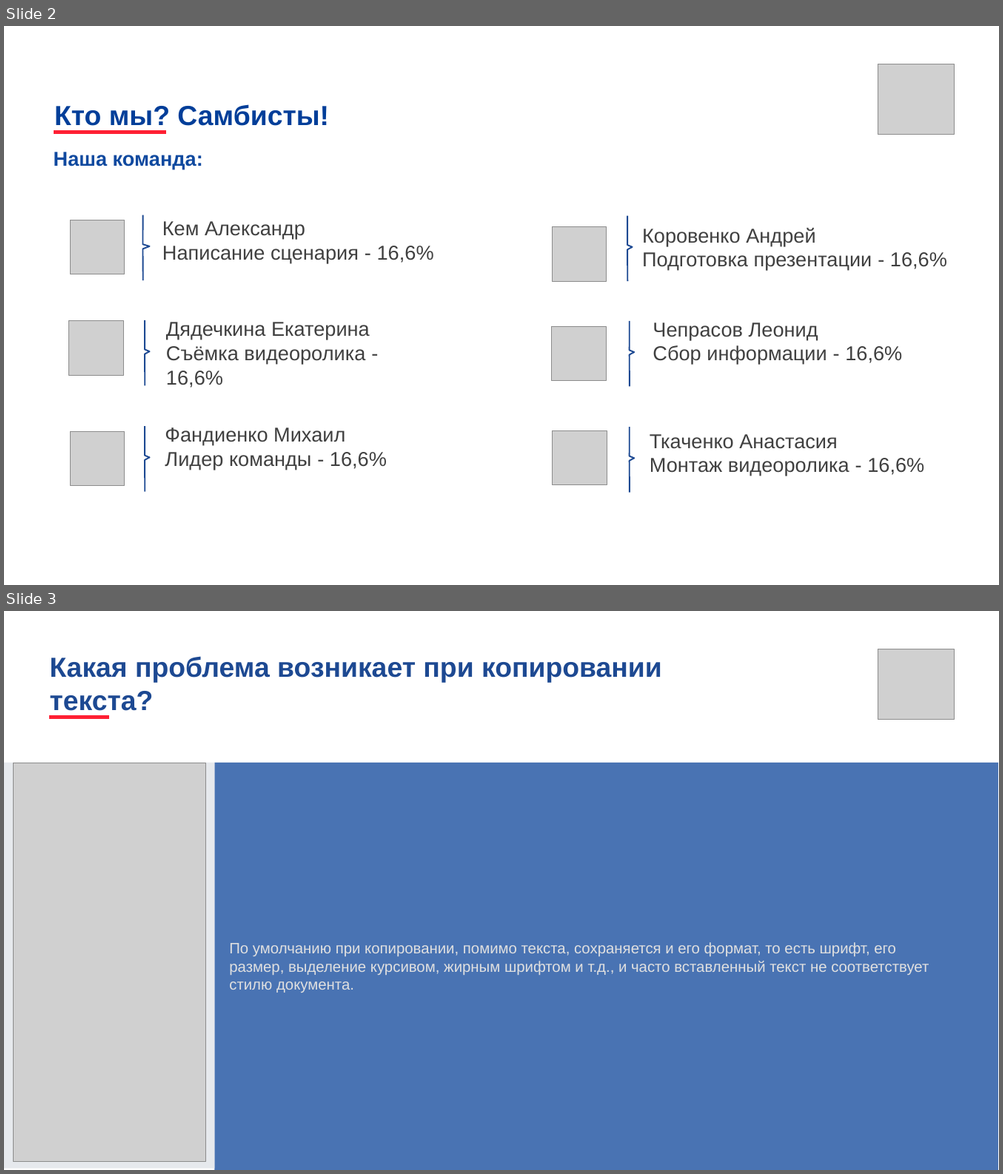
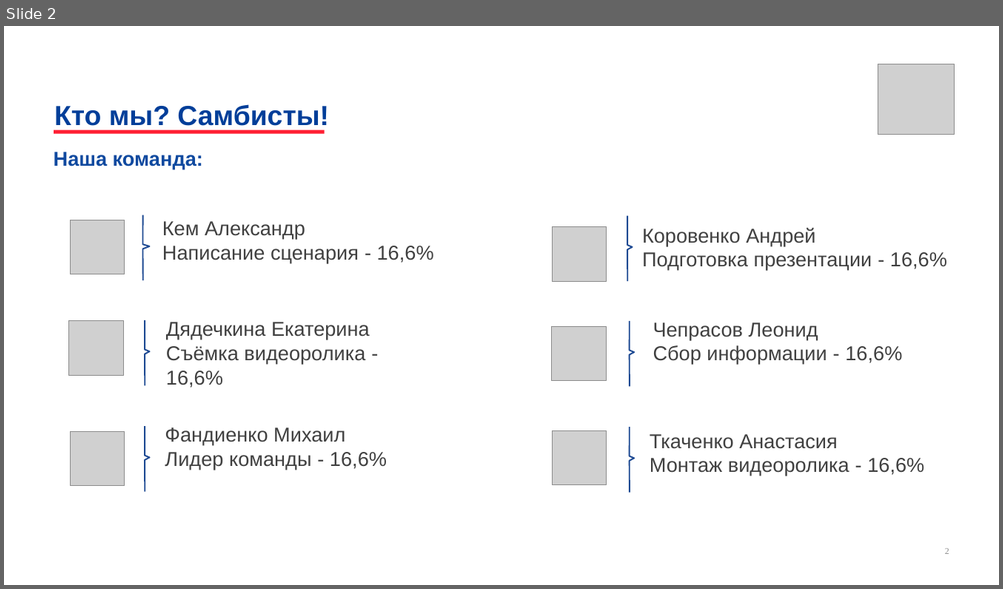
Before and after one commit to 0Sendai/Pmi-project-p2, a slide deck: Вставка текста, отформатированного под стиль документа.pptx. Shown one above the other, each under a label of ours: slides 2 and 3 before the commit, slide 2 after it. The pictures are 1003x1174 and 1003x589 pixels, drawn with LibreOffice and Linux fonts; fonts in the diff are those of the drawing; grey boxes stand for pictures; background and template pictures are left out. Boxes give left, top, right and bottom in pixels: in the first picture for what was removed or moved away, otherwise in the second. Text is boxed around its words. In the diff, an @@ line names an element or a change of style, - is before the commit and + after.

```diff
--- a/Вставка текста, отформатированного под стиль документа.pptx
+++ b/Вставка текста, отформатированного под стиль документа.pptx
@@ slide 3 removed at [4,611,999,1170], background #FFFFFF @@
@@ picture removed at [877,649,953,720] @@
@@ text removed at [50,656,662,716] @@
-Какая проблема возникает при копировании текста?
@@ line removed from (109, 717) to (49, 717) @@
@@ rectangle removed at [4,763,214,1169] @@
@@ picture removed at [13,763,205,1162] @@
@@ rectangle removed at [214,763,998,1170] @@
@@ text removed at [229,943,928,993] @@
-По умолчанию при копировании, помимо текста, сохраняется и его формат, то есть шрифт, его размер, выделение курсивом, жирным шрифтом и т.д., и часто вставленный текст не соответствует стилю документа.
@@ slide 2 changed as well @@
@@ text "Кто мы? Самбисты!" at [54,104,329,131]: line spacing 1.01 to 1 @@
@@ line moved from (166, 132) - (54, 132) to (324, 132) - (54, 132) @@
@@ page number added at [945,548,949,554], 14 pt, text #8C8C8C @@
+2
```
Also in this commit, not shown: 2 other slides changed, 5 slides added, 1 other slide removed, 1 other file.
